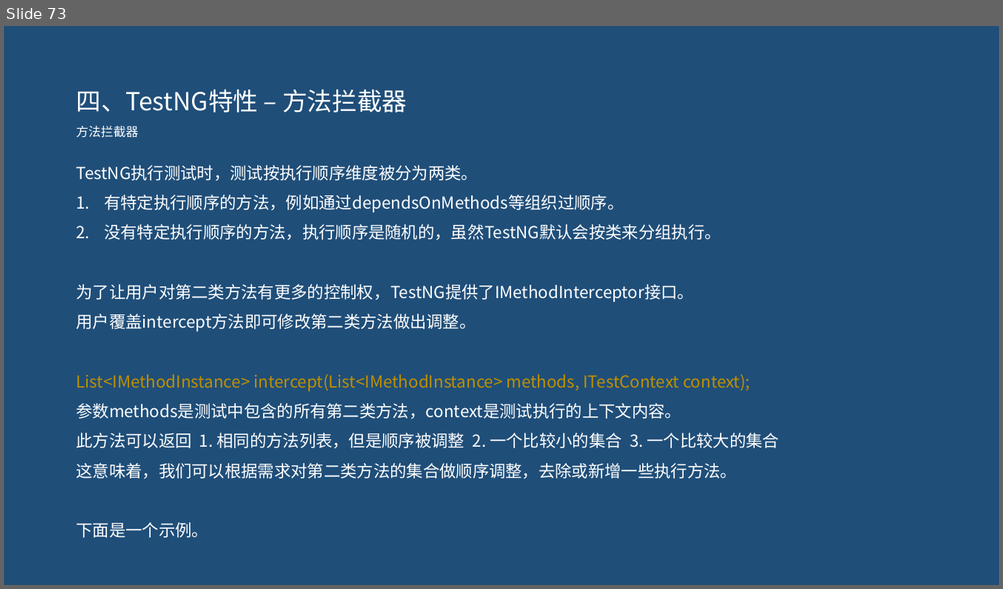
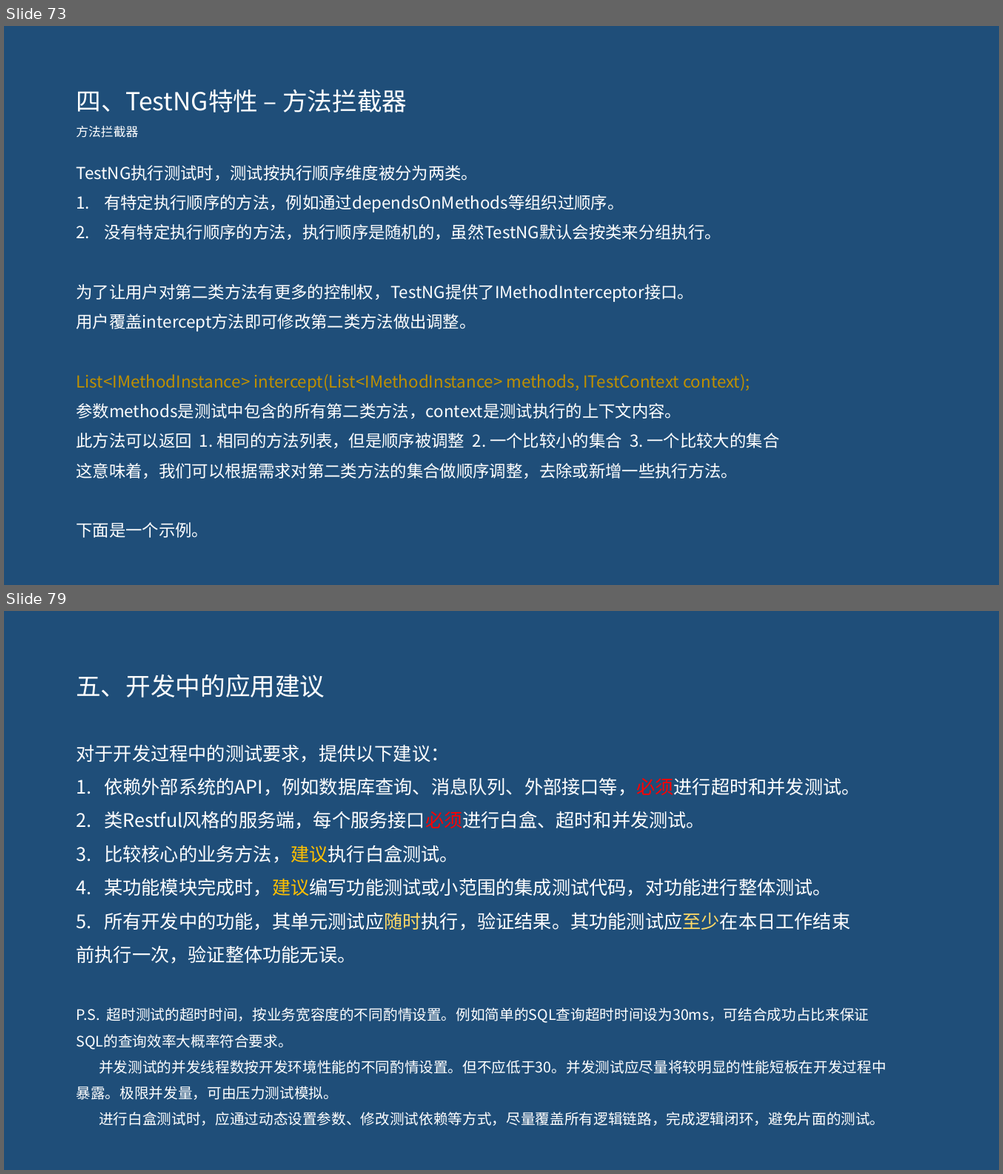
Before and after one commit to pertrichor/hello-testng, a slide deck: demo-server/doc/testNG介绍.pptx. Shown one above the other, each under a label of ours: slide 73 before the commit, slides 73 and 79 after it; the slides between them are not shown. The pictures are 1003x589 and 1003x1174 pixels, drawn with LibreOffice and Linux fonts; fonts in the diff are those of the drawing. Boxes give left, top, right and bottom in pixels: in the first picture for what was removed or moved away, otherwise in the second. Text is boxed around its words. In the diff, an @@ line names an element or a change of style, - is before the commit and + after.

```diff
--- a/demo-server/doc/testNG介绍.pptx
+++ b/demo-server/doc/testNG介绍.pptx
@@ slide 79 added at (x1=4, y1=611, x2=999, y2=1170), background #1F4E79 @@
@@ text added at (x1=76, y1=674, x2=324, y2=698), 24 pt, text #FFFFFF @@
+五、开发中的应用建议
@@ text added at (x1=76, y1=745, x2=859, y2=964), 18 pt, text #FFFFFF @@
+对于开发过程中的测试要求，提供以下建议：
+1. 依赖外部系统的API，例如数据库查询、消息队列、外部接口等，必须进行超时和并发测试。
+2. 类Restful风格的服务端，每个服务接口必须进行白盒、超时和并发测试。
+3. 比较核心的业务方法，建议执行白盒测试。
+4. 某功能模块完成时，建议编写功能测试或小范围的集成测试代码，对功能进行整体测试。
+5. 所有开发中的功能，其单元测试应随时执行，验证结果。其功能测试应至少在本日工作结束
+前执行一次，验证整体功能无误。
@@ text added at (x1=76, y1=1008, x2=886, y2=1126), 14 pt, text #FFFFFF @@
+P.S. 超时测试的超时时间，按业务宽容度的不同酌情设置。例如简单的SQL查询超时时间设为30ms，可结合成功占比来保证SQL的查询效率大概率符合要求。
+并发测试的并发线程数按开发环境性能的不同酌情设置。但不应低于30。并发测试应尽量将较明显的性能短板在开发过程中暴露。极限并发量，可由压力测试模拟。
+进行白盒测试时，应通过动态设置参数、修改测试依赖等方式，尽量覆盖所有逻辑链路，完成逻辑闭环，避免片面的测试。
```
Also in this commit, not shown: 2 slides changed, 6 other slides added, 2 other files.
